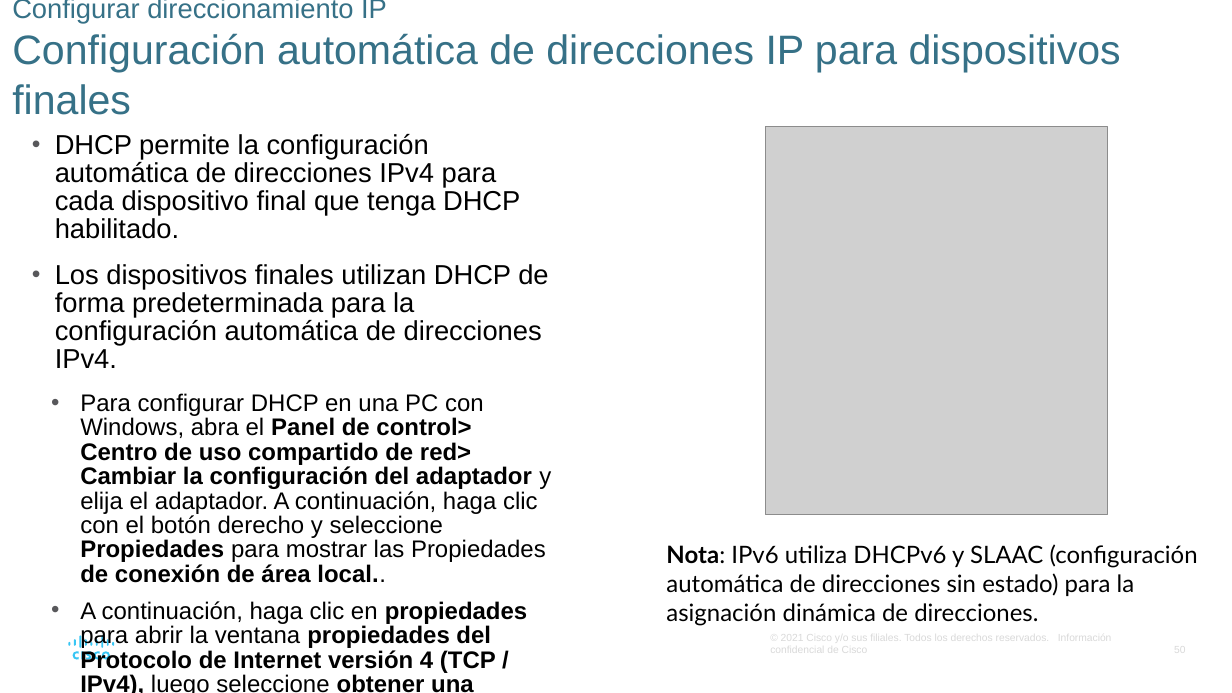
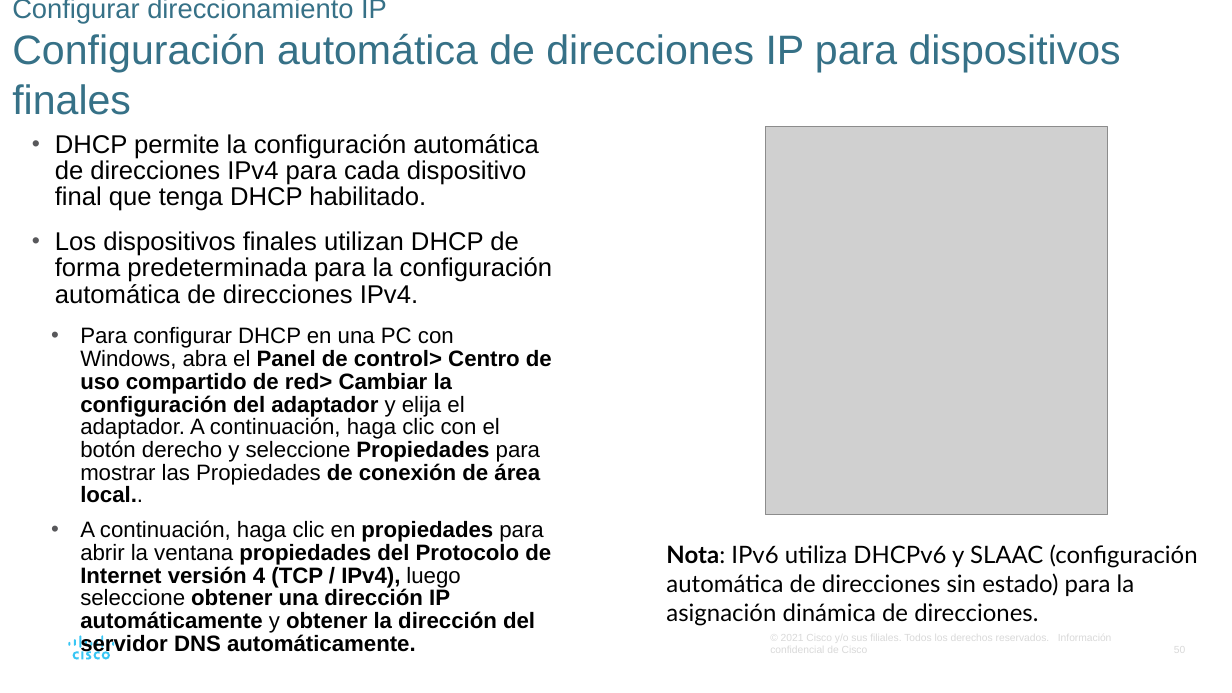
Before and after one commit to giganteavila/PAR, a slide deck: slide 50 of Presentaciones/2-Configuración_básica_de_switches_y_terminales.odp. Drawn at 1232x693 pixels with LibreOffice and Linux fonts; fonts in the diff are those of the drawing; grey boxes stand for pictures. Boxes give left, top, right and bottom in pixels: in the first picture for what was removed or moved away, otherwise in the second. Text is boxed around its words. In the diff, an @@ line names an element or a change of style, - is before the commit and + after.

```diff
--- a/Presentaciones/2-Configuración_básica_de_switches_y_terminales.odp
+++ b/Presentaciones/2-Configuración_básica_de_switches_y_terminales.odp
@@ text "DHCP permite la configuración automática ..." at <box>55,134,552,633</box>: size 16 to 15 pt in "DHCP permite la configuración automática de direcciones ...", "Los dispositivos finales utilizan DHCP de forma ..."; size 14 to 13 pt in "Para configurar DHCP en una PC con ...", "A continuación, haga clic en propiedades para ..." @@
```
Also in this commit, not shown: 1 slide added, 1 slide removed, 3 other files.
